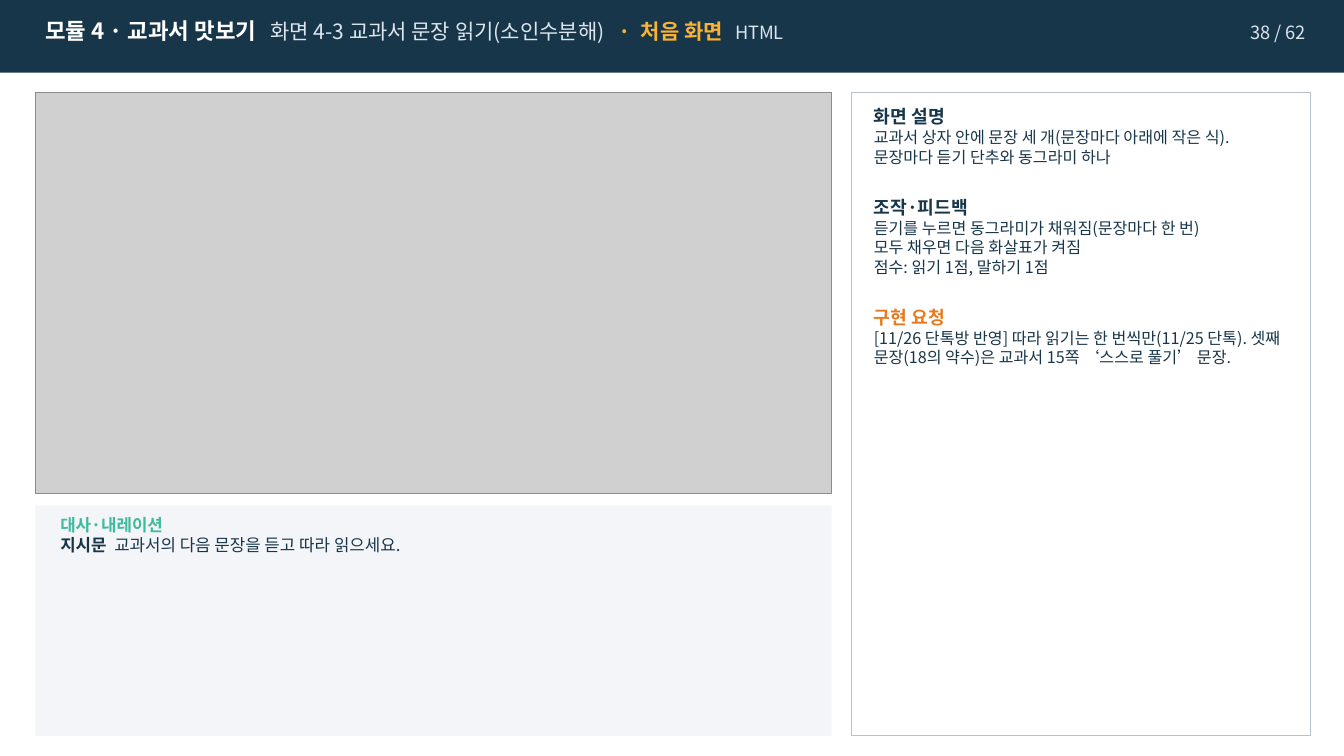
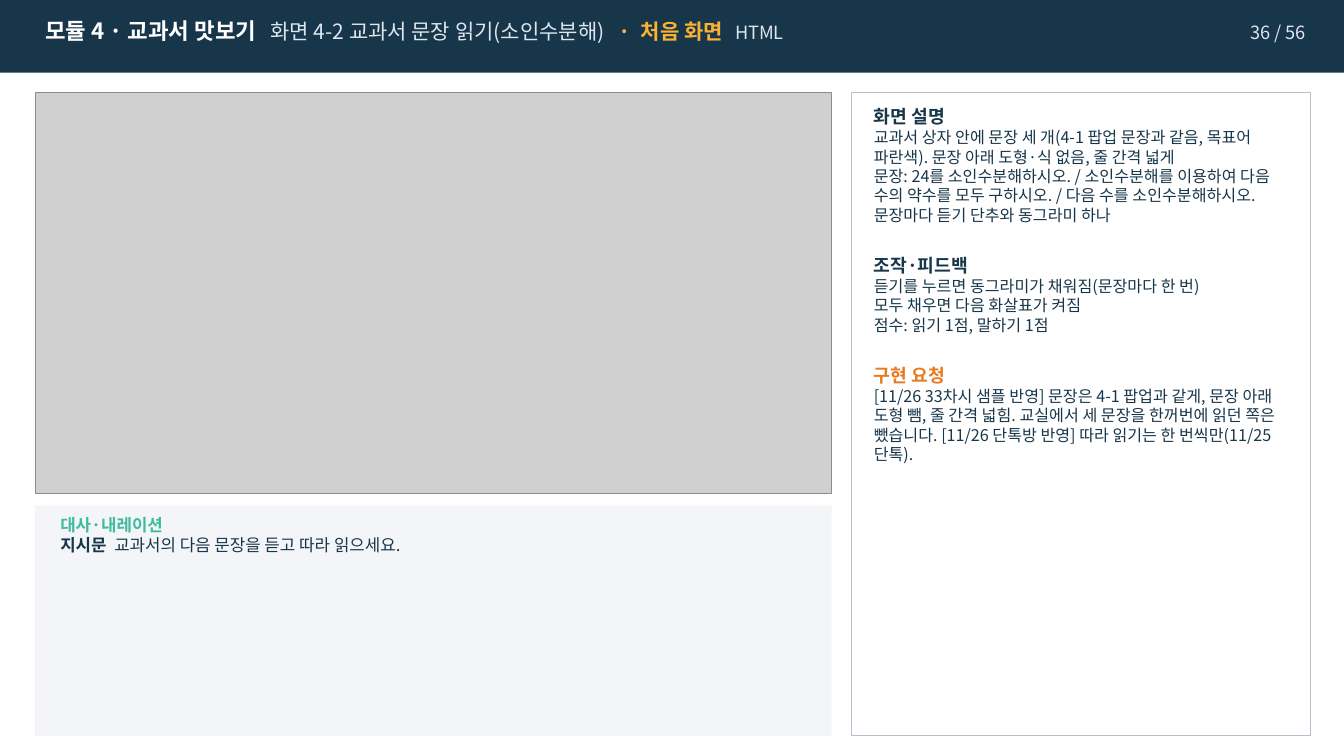
Before and after one commit to j333333766-hub/ksl-math-vocab-kit, a slide deck: slide 36 of 샘플/07차시_소인수분해_조창현_v7-1_스토리보드.pptx (slide 38 before the commit). Drawn at 1344x756 pixels with LibreOffice and Linux fonts; fonts in the diff are those of the drawing; grey boxes stand for pictures. Boxes give left, top, right and bottom in pixels: in the first picture for what was removed or moved away, otherwise in the second. Text is boxed around its words. In the diff, an @@ line names an element or a change of style, - is before the commit and + after.

```diff
--- a/샘플/07차시_소인수분해_조창현_v7-1_스토리보드.pptx
+++ b/샘플/07차시_소인수분해_조창현_v7-1_스토리보드.pptx
@@ text at (x1=45, y1=20, x2=784, y2=43): text changed @@
-모듈 4 · 교과서 맛보기 화면 4-3 교과서 문장 읽기(소인수분해) · 처음 화면 HTML
+모듈 4 · 교과서 맛보기 화면 4-2 교과서 문장 읽기(소인수분해) · 처음 화면 HTML
@@ text at (x1=1250, y1=25, x2=1305, y2=39): text changed @@
-38 / 62
+36 / 56
@@ text at (x1=874, y1=129, x2=1270, y2=223): text changed @@
-교과서 상자 안에 문장 세 개(문장마다 아래에 작은 식). 문장마다 듣기 단추와 동그라미 하나
+교과서 상자 안에 문장 세 개(4-1 팝업 문장과 같음, 목표어 파란색). 문장 아래 도형·식 없음, 줄 간격 넓게
+문장: 24를 소인수분해하시오. / 소인수분해를 이용하여 다음 수의 약수를 모두 구하시오. / 다음 수를 소인수분해하시오.
+문장마다 듣기 단추와 동그라미 하나
@@ text at (x1=874, y1=388, x2=1275, y2=463): text changed @@
-[11/26 단톡방 반영] 따라 읽기는 한 번씩만(11/25 단톡). 셋째 문장(18의 약수)은 교과서 15쪽 ‘스스로 풀기’ 문장.
+[11/26 33차시 샘플 반영] 문장은 4-1 팝업과 같게, 문장 아래 도형 뺌, 줄 간격 넓힘. 교실에서 세 문장을 한꺼번에 읽던 쪽은 뺐습니다. [11/26 단톡방 반영] 따라 읽기는 한 번씩만(11/25 단톡).
```
Also in this commit, not shown: 58 other slides changed, 7 slides removed, 10 other files.
